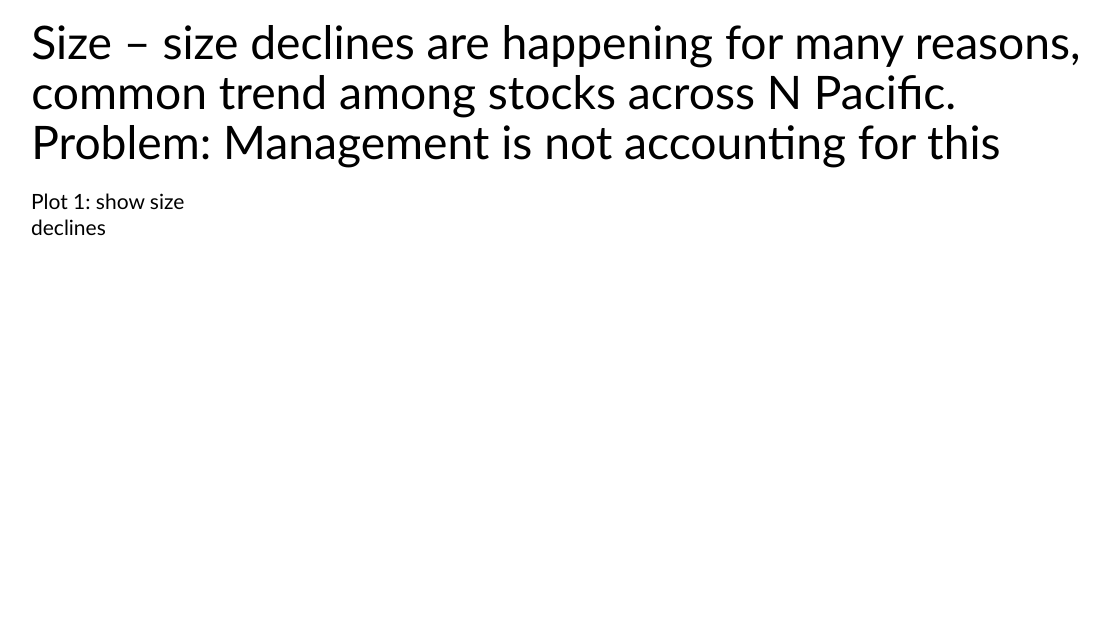
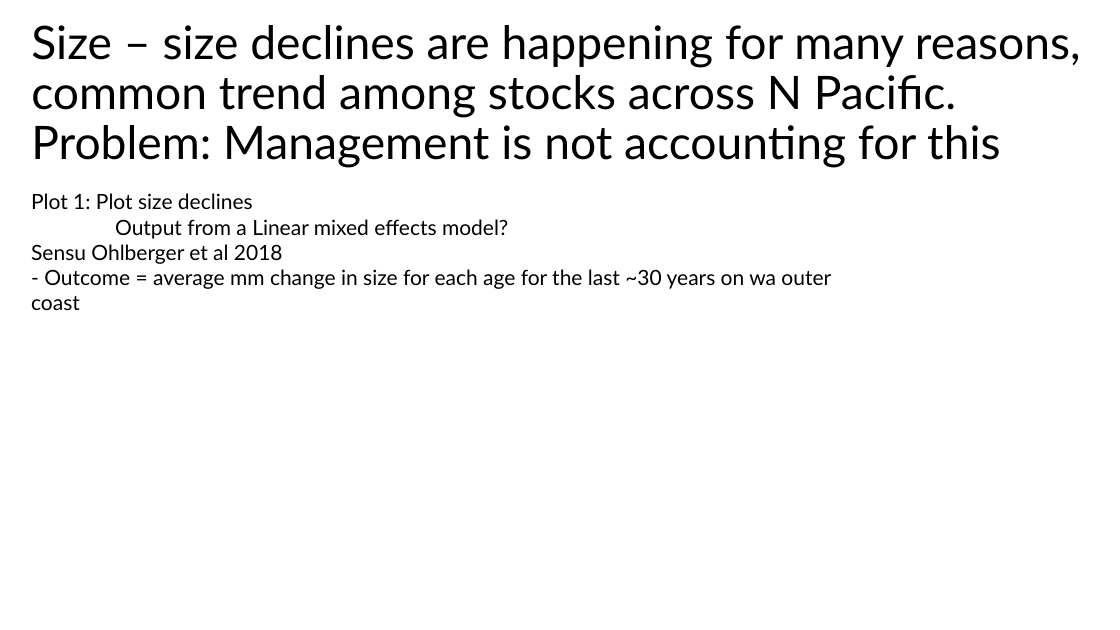
Before and after one commit to gsullaway-WSC/PST-Perspectives-Paper, a slide deck: slide 3 of PST_Plots_OP_Ex.pptx (slide 1 before the commit). Drawn at 1120x630 pixels with LibreOffice and Linux fonts; fonts in the diff are those of the drawing. Boxes give left, top, right and bottom in pixels: in the first picture for what was removed or moved away, otherwise in the second. Text is boxed around its words. In the diff, an @@ line names an element or a change of style, - is before the commit and + after.

```diff
--- a/PST_Plots_OP_Ex.pptx
+++ b/PST_Plots_OP_Ex.pptx
@@ text at [31,193,831,310]: text changed @@
-Plot 1: show size declines
+Plot 1: Plot size declines
+Output from a Linear mixed effects model?
+Sensu Ohlberger et al 2018
+- Outcome = average mm change in size for each age for the last ~30 years on wa outer coast
```
Also in this commit, not shown: 2 slides added, 1 slide removed, 13 other files.
